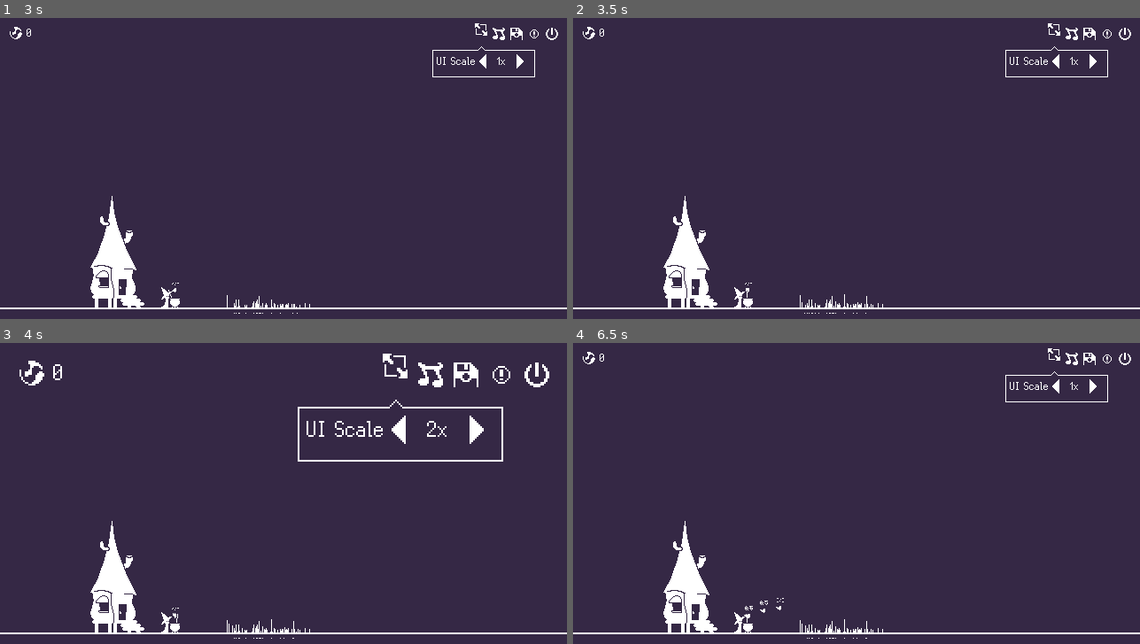
Above: before the commit, frames 1-4 (two rows, left to right).
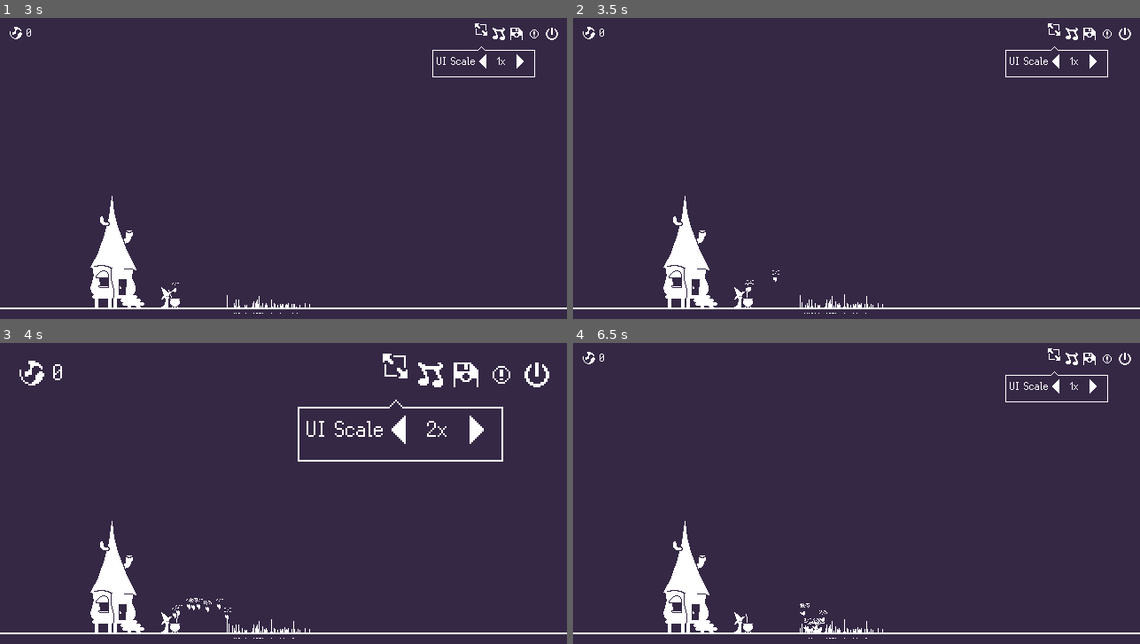
Above: after the commit, the same moments.

Repository: nicokumike/MajoKara
Game: Godot game, scene res://main.tscn
Same seed, same stepped clock (60 frames per second), same inputs: the game is played once before the commit and once after it.
Inputs (mouse positions are in pixels of both pictures, inside the frame that each line leads up to):
- Up to frame 1 (3 s): click (396, 51) at 0.5 s; click (498, 51) at 1.25 s; click (396, 51) at 2 s; click (408, 105) at 2.75 s
- Up to frame 2 (3.5 s): no input
- Up to frame 3 (4 s): click (515, 385) at 3.5 s
- Up to frame 4 (6.5 s): click (1071, 376) at 4.25 s; click (969, 376) at 5 s; click (981, 430) at 5.75 s

Frame 1 is identical in both runs. In frame 2, less than 0.1% of the frame differs, in the area x 30-37%, y 83-91%; in frame 3, less than 0.1%; in frame 4, 0.2%, in the area x 30-45%, y 84-99%.

Commit message:
fairy stuff and global singal bus

Diff:
--- a/Entities/Environment/ground.gd
+++ b/Entities/Environment/ground.gd
@@ -20,4 +20,5 @@
 func _on_resize_timer_timeout():
 	position.y = get_viewport().get_visible_rect().size.y - 32
 	SignalBus.ground_position.y = position.y
+	GlobalSettings.cauldron_location = cauldron.global_position
 	print(position.y)
--- a/Entities/Environment/planter.gd
+++ b/Entities/Environment/planter.gd
@@ -13,12 +13,16 @@
 var used_numbers = []
 
 func _ready() -> void:
+	SignalBus.connect("collected", plant_collected)
 	planter.progress = 0
 	var stopper_spawn = STOPPER.instantiate()
 	ground.add_child.call_deferred(stopper_spawn)
 	stopper_spawn.global_position = planter.global_position
 	stopper_spawn.position.x += 20
 	timer.start()
+
+func plant_collected():
+	print("plant fully collected - planter")
 
 func _on_timer_timeout():
 	if counted < max_plant_spawn:
--- a/Entities/Fairies/fairy.gd
+++ b/Entities/Fairies/fairy.gd
@@ -11,9 +11,6 @@
 @onready var fairy: Sprite2D = $PathFollow2D/Fairy
 @onready var label: Label = $PathFollow2D/Fairy/Label
 @onready var locator_timeout: Timer = $LocatorTimeout
-
-
-
 
 var collection_factor = 1
 var moved = true
@@ -43,13 +40,14 @@
 	path.curve.add_point(to_local(end_pos))
 	follow.progress_ratio = 0
 	var arch = end_pos - self.position
-	var outX = arch.x/randf_range(1.5, 3.5)
-	path.curve.set_point_out(0, Vector2(outX, -outX))
-	path.curve.set_point_out(1, Vector2(-outX, -outX))
+	var dir_sign = sign(arch.x)
+	var outX = max(abs(arch.x), 64) * dir_sign / randf_range(1.5, 3.5)
+	path.curve.set_point_out(0, Vector2(outX, -abs(outX)))
+	path.curve.set_point_out(1, Vector2(-outX, -abs(outX)))
 	fairy_flight()
 
 func search_for_plant():
-	locator.position.x += .5
+	locator.position.x += 1
 
 func _ready() -> void:
 	get_current_position(true)
@@ -72,7 +70,10 @@
 	var tween = create_tween()
 	tween.set_trans(Tween.TRANS_SINE)
 	tween.tween_property(follow, "progress_ratio", 1, speed)
-	tween.tween_callback(collect_material)
+	if inventory >= max_storage:
+		pass
+	else:
+		tween.tween_callback(collect_material)
 
 func collect_material():
 	grass_collection.start()
@@ -81,7 +82,6 @@
 	search_for_plant()
 
 func _on_area_2d_connect_grass(sender, value) -> void:
-
 	locator_timeout.stop()
 	sender.fairy_acknowledges_me()
 	current_grass = sender
@@ -102,7 +102,10 @@
 
 
 func _on_grass_collection_timeout() -> void:
-	if abs(current_grass.value) > 0:
+	if inventory >= max_storage:
+		inventory_full()
+		grass_collection.stop()
+	elif abs(current_grass.value) > 0:
 		if inventory < max_storage:
 			current_grass._collected(collection_factor)
 			inventory += 1
--- a/Entities/Plants/magic_grass.gd
+++ b/Entities/Plants/magic_grass.gd
@@ -69,4 +69,5 @@
 		pass
 		#queue_free()
 func terminate():
+	SignalBus.emit_signal("collected")
 	queue_free()
--- a/Globals/SignalBus.gd
+++ b/Globals/SignalBus.gd
@@ -1,3 +1,5 @@
 extends Node
 
+signal collected
+
 var ground_position = Vector2()
